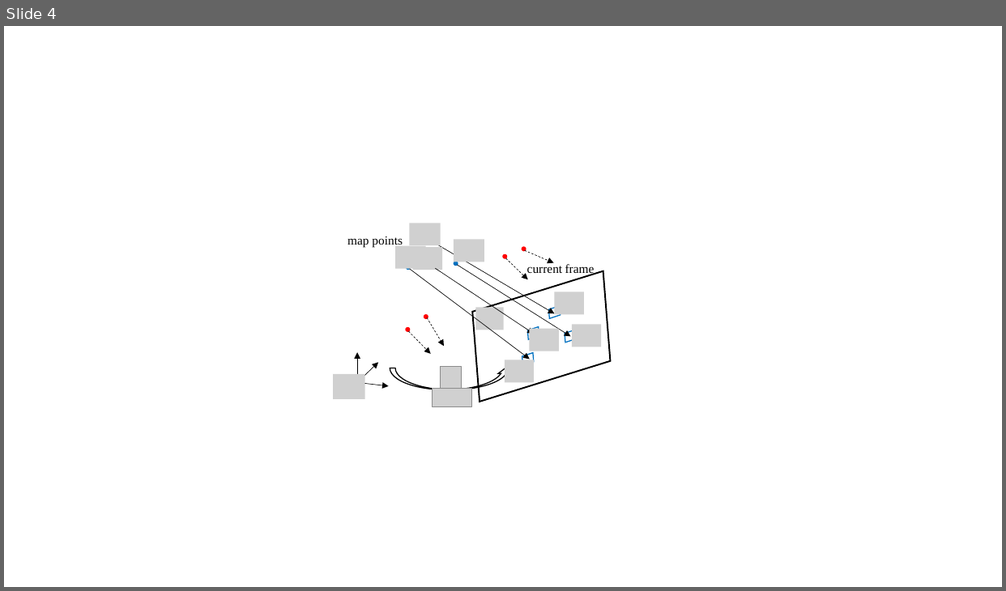
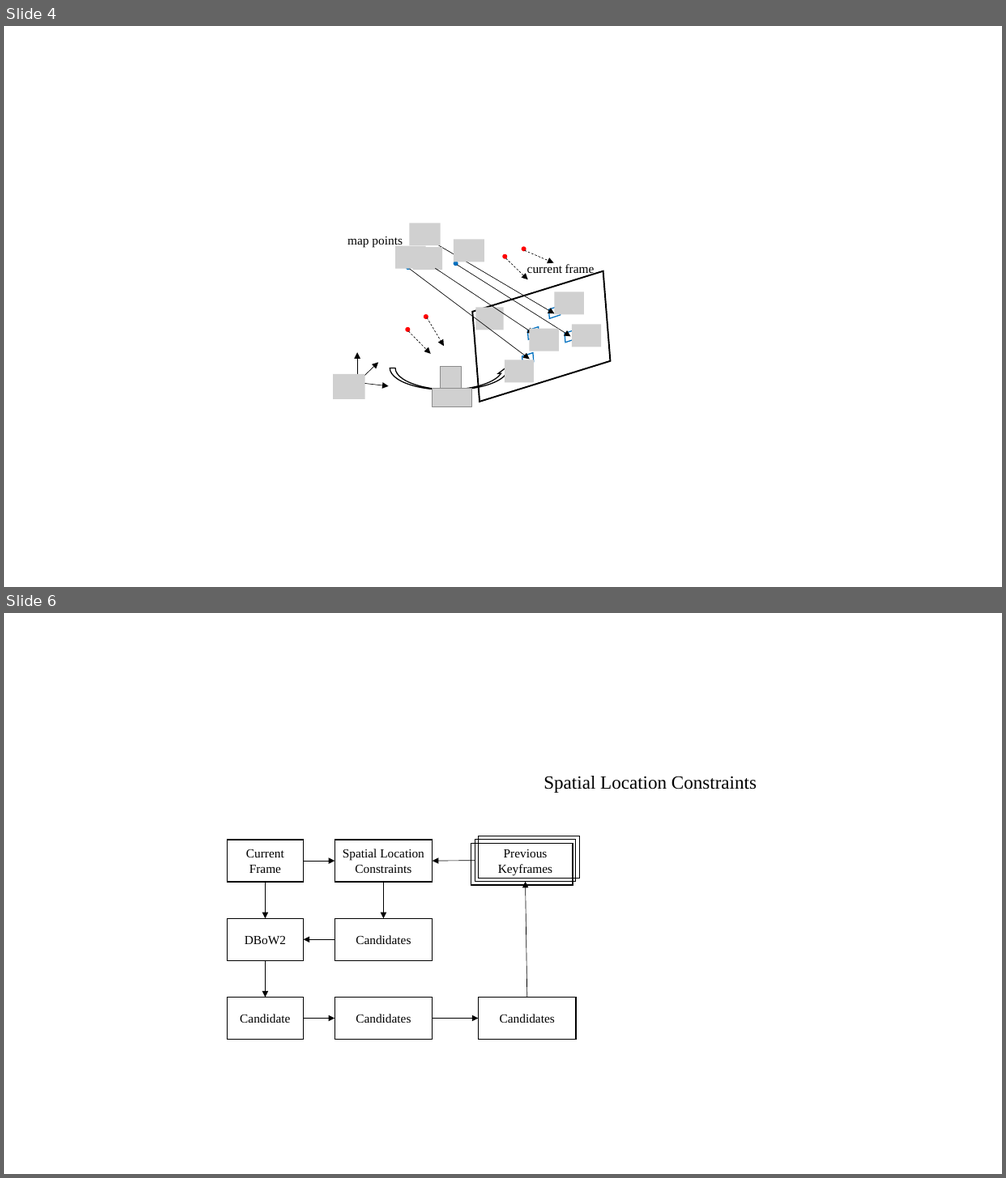
Before and after one commit to TurtleZhong/slam-papers, a slide deck: image_of_paper.pptx. Shown one above the other, each under a label of ours: slide 4 before the commit, slides 4 and 6 after it; the slides between them are not shown. The pictures are 1006x591 and 1006x1178 pixels, drawn with LibreOffice and Linux fonts; fonts in the diff are those of the drawing; grey boxes stand for pictures. Boxes give left, top, right and bottom in pixels: in the first picture for what was removed or moved away, otherwise in the second. Text is boxed around its words. In the diff, an @@ line names an element or a change of style, - is before the commit and + after.

```diff
--- a/image_of_paper.pptx
+++ b/image_of_paper.pptx
@@ slide 6 added at <box>4,613,1002,1174</box>, background #FFFFFF @@
@@ text added at <box>543,776,756,793</box>, 18 pt, text #000000 @@
+Spatial Location Constraints
@@ rectangle added at <box>227,840,304,882</box>, outline #000000 1 pt, 12 pt, text #000000 @@
+Current Frame
@@ rectangle added at <box>335,840,433,882</box>, fill #FFFFFF, outline #000000 1 pt, 12 pt, text #000000 @@
+Spatial Location Constraints
@@ rectangle added at <box>471,844,573,885</box>, outline #000000 1 pt @@
@@ rectangle added at <box>475,840,576,882</box>, outline #000000 1 pt, 12 pt, text #000000 @@
+Previous Keyframes
@@ rectangle added at <box>479,836,580,878</box>, outline #000000 1 pt @@
@@ arrow added from (304, 861) to (335, 861), #000000 0.5 pt @@
@@ arrow added from (475, 861) to (432, 861), #000000 0.5 pt @@
@@ arrow added from (266, 882) to (266, 918), #000000 0.5 pt @@
@@ arrow added from (384, 882) to (384, 918), #000000 0.5 pt @@
@@ arrow added from (527, 998) to (526, 882), #000000 0.5 pt @@
@@ rectangle added at <box>227,918,304,960</box>, outline #000000 1 pt, 12 pt, text #000000 @@
+DBoW2
@@ rectangle added at <box>335,918,433,960</box>, outline #000000 1 pt, 12 pt, text #000000 @@
+Candidates
@@ arrow added from (335, 939) to (304, 939), #000000 0.5 pt @@
@@ arrow added from (266, 961) to (266, 998), #000000 0.5 pt @@
@@ rectangle added at <box>227,998,304,1040</box>, outline #000000 1 pt, 12 pt, text #000000 @@
+Candidate
@@ rectangle added at <box>335,998,433,1040</box>, outline #000000 1 pt, 12 pt, text #000000 @@
+Candidates
@@ rectangle added at <box>479,998,577,1040</box>, outline #000000 1 pt, 12 pt, text #000000 @@
+Candidates
@@ arrow added from (304, 1019) to (335, 1019), #000000 0.5 pt @@
@@ arrow added from (432, 1019) to (479, 1019), #000000 0.5 pt @@
```
Also in this commit, not shown: 1 other slide added, 3 other files.
